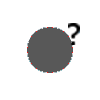
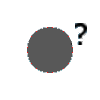
Layers edited between the first and the second 100 × 100 image:
added layer "Pasted Layer" above "Background" over bbox(75, 23, 87, 45)
painted on "Background" over bbox(68, 23, 87, 45)
